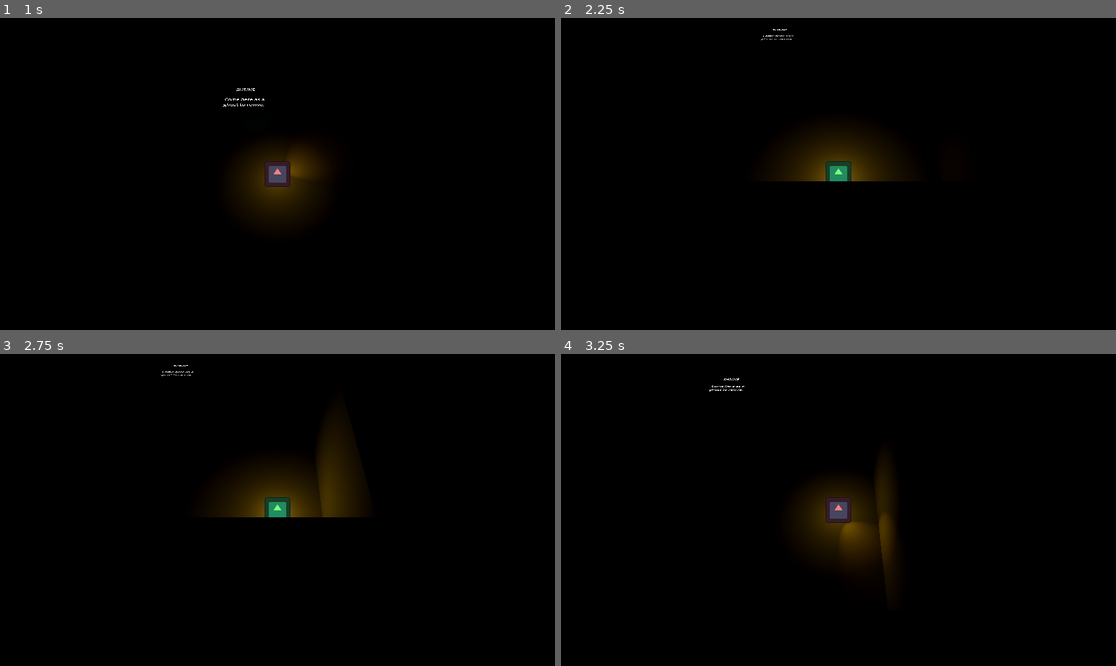
Above: before the commit, frames 1-4 (two rows, left to right).
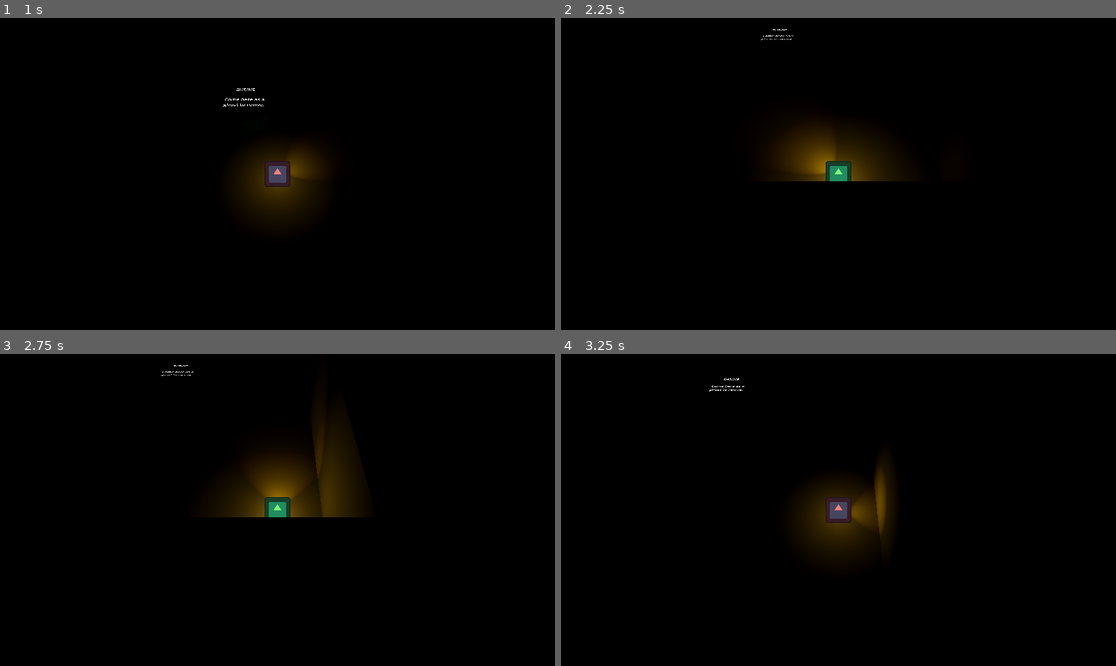
Above: after the commit, the same moments.

Repository: Rusty-Rat-Studios/dead-living-and-dying
Game: Godot game, scene res://game.tscn
Two runs of this game, one before a commit and one after it. Both use one fixed random seed, a clock stepped at 60 frames per second and the inputs below. The engine's default icon, where the game draws it, is replaced by a stand-in: a white triangle on a blue panel in a dark square.
Inputs (mouse positions are in pixels of both pictures, inside the frame that each line leads up to):
- Up to frame 1 (1 s): tap Enter at 0.5 s; move the mouse to (399, 158) at 0.52 s; hold Right (ui_right) from 0.53 s (still down); tap Tab at 0.6 s
- Up to frame 2 (2.25 s): move the mouse to (727, 189) at 1.27 s; release Right (ui_right) at 1.28 s; hold Down (ui_down) 1.28-2.03 s; tap Tab at 1.35, 2.1 s; move the mouse to (894, 105) at 2.02 s; hold Right (ui_right) from 2.03 s (still down)
- Up to frame 3 (2.75 s): keep holding Right (ui_right)
- Up to frame 4 (3.25 s): move the mouse to (810, 572) at 2.77 s; release Right (ui_right) at 2.78 s; hold Up (ui_up) from 2.78 s (still down); tap Tab at 2.85 s

Frame 1 is identical in both runs. In frame 2, 0.7% of the frame differs, in the area x 41-50%, y 38-50%; in frame 3, 0.8%; in frame 4, 1.1%, in the area x 50-60%, y 38-72%.

Commit message:
Update rotate_to_target and add more comments

Diff:
--- a/player/player.gd
+++ b/player/player.gd
@@ -119,31 +119,34 @@
 func rotate_to_target(delta: float) -> void:
 	var light_target_xz: Vector3 = Vector3(light_target.x, 0, light_target.z).normalized()
 	var target_rotation: float = Vector3.FORWARD.signed_angle_to(light_target_xz, Vector3.UP)
-	var current_rotation: float = $LightOffset.rotation.y
-	var angle_diff: float = angle_difference(current_rotation, target_rotation)
+	var angle_diff: float = angle_difference($LightOffset.rotation.y, target_rotation)
 
+	# check whether we are near the target
 	if abs(angle_diff) > TARGET_THRESHOLD:
+		# cap turning speed at maximum angular velocity
 		var max_velocity: float = clamp(abs(angle_diff) * 10.0, 0, MAX_ANGULAR_SPEED)
-
-		# dynamically adjust deceleration as target is approached
-		if abs(angle_diff) < DECELERATION_THRESHOLD:
-			angular_velocity = move_toward(angular_velocity, sign(angle_diff) * max_velocity, delta * ANGULAR_DECELERATION)
+		# apply acceleration or deceleration based on distance to target
+		# accelerate if target is far; decelerate if target is close
+		var accel: float
+		if abs(angle_diff) >= DECELERATION_THRESHOLD:
+			accel = ANGULAR_ACCELERATION
 		else:
-			angular_velocity += ANGULAR_ACCELERATION * delta * sign(angle_diff)
-			angular_velocity = clamp(angular_velocity, -MAX_ANGULAR_SPEED, MAX_ANGULAR_SPEED)
+			accel = ANGULAR_DECELERATION
+		# update angular velocity with acceleration/deceleration
+		angular_velocity = move_toward(angular_velocity, sign(angle_diff) * max_velocity, delta * accel)
 	else:
-		# decelerate when close enough to the target
+		# always decelerate when close enough to the target
 		angular_velocity = move_toward(angular_velocity, 0, delta * ANGULAR_DECELERATION)
 
-	current_rotation += angular_velocity * delta
+	# add calculated speed to spotlight rotation
+	$LightOffset.rotation.y += angular_velocity * delta
 
 	# stop rotating if close enough to target and slow enough
+	# avoids instantly stop/starting rotation if the target swaps rotation directions
 	if abs(angle_diff) < TARGET_THRESHOLD and abs(angular_velocity) < TARGET_THRESHOLD:
-		current_rotation = target_rotation
+		$LightOffset.rotation.y = target_rotation
 		angular_velocity = 0
 		is_rotating = false
-
-	$LightOffset.rotation.y = current_rotation
 
 
 func _on_player_hurt() -> void:
